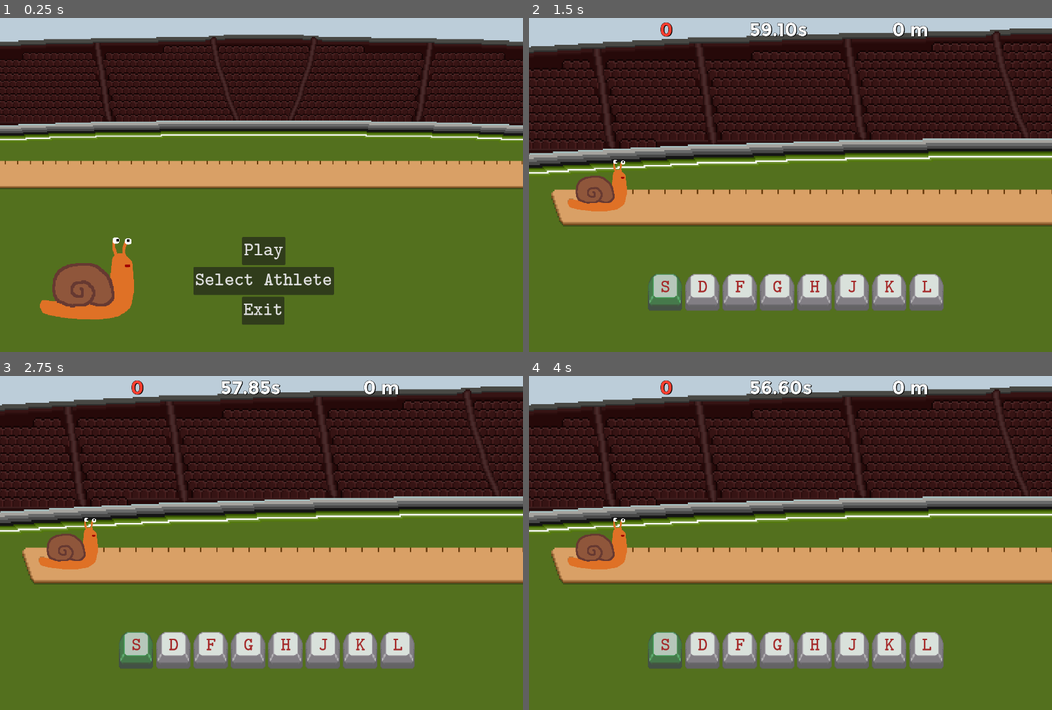
Above: before the commit, frames 1-4 (two rows, left to right).
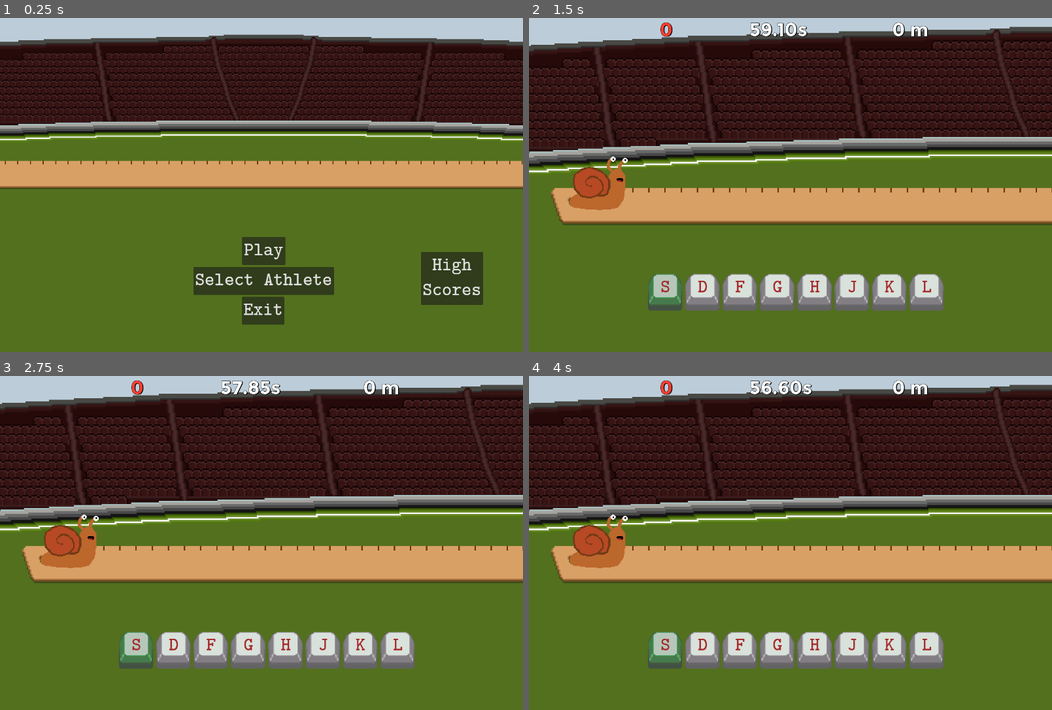
Above: after the commit, the same moments.

Repository: Superjesus2/snailrail
Game: Godot game, scene res://root.tscn
The game is run twice, just before and just after one commit, with the same random seed, the same clock (stepped at 60 frames per second) and the same inputs.
Inputs (mouse positions are in pixels of both pictures, inside the frame that each line leads up to):
- Up to frame 1 (0.25 s): no input
- Up to frame 2 (1.5 s): click "Play" at 0.5 s; click (664, 291) at 1.25 s
- Up to frame 3 (2.75 s): click (172, 649) at 2 s
- Up to frame 4 (4 s): click (738, 649) at 2.75 s; click (774, 649) at 3.5 s

The runs differ from the first frame. In frame 1, 4.5% of the frame differs, in the area x 7-93%, y 65-91%; in frame 2, 17%, in the area x 0-100%, y 2-63%; in frame 3, 17%; in frame 4, 17%.
Error after the commit: Invalid type in GDScript utility function "load()". Cannot convert argument 1 from Array to String. (res://root.gd:12)

Commit message:
animations
+snail
+slug

Diff:
--- a/godot/game.gd
+++ b/godot/game.gd
@@ -23,10 +23,10 @@
 const max_idle_duration = 1.2
 const vitesse_min = 0
 
-var key_sprite_normal = load("res://resources and assets/key_sprite_normal.png")
-var key_sprite_pressed = load("res://resources and assets/key_sprite_pressed.png")
-var key_sprite_red = load("res://resources and assets/key_sprite_red.png")
-var key_sprite_green = load("res://resources and assets/key_sprite_green.png")
+var key_sprite_normal = load("res://resources and assets/GUI/key_sprite_normal.png")
+var key_sprite_pressed = load("res://resources and assets/GUI/key_sprite_pressed.png")
+var key_sprite_red = load("res://resources and assets/GUI/key_sprite_red.png")
+var key_sprite_green = load("res://resources and assets/GUI/key_sprite_green.png")
 
 var spawns = {}
 
@@ -50,7 +50,7 @@
 	globals.first_try = false
 	%back_button.pressed.connect(func():back())
 	%retry_button.pressed.connect(func():retry())
-	$player.texture = load(player_sprite)
+	$player.texture = load(player_sprite[0])
 
 	for key_name in all_key_names:
 		spawns[key_name] = $spawn_spots.get_node(key_name).position
@@ -107,12 +107,16 @@
 		vitesse = vitesse_max
 	# avec style :
 		# ANIMATION
-		if vitesse < vitesse_max/2 :
-			pass
-		if vitesse < vitesse_max/4 :
-			pass
-		if vitesse > vitesse_max/2 :
-			pass
+	if vitesse < vitesse_max/3 :
+		$player.texture = load(player_sprite[0])
+	if vitesse < vitesse_max/1.5 and vitesse > vitesse_max/3 :
+		$player.texture = load(player_sprite[1])
+	if vitesse > vitesse_max/1.5 :
+		$player.texture = load(player_sprite[2])
+	if is_snared and not vitesse == 0 :
+		$player.texture = load(player_sprite[3])
+	if vitesse == 0 :
+		$player.texture = load(player_sprite[0])
 	# jusqu'au bout du monde :
 	if player_pos_x > finish_line_pos_x :
 		itsa_win()
--- a/godot/game.tscn
+++ b/godot/game.tscn
@@ -1,10 +1,9 @@
-[gd_scene load_steps=7 format=3 uid="uid://dh8yqstallxr4"]
+[gd_scene load_steps=6 format=3 uid="uid://dh8yqstallxr4"]
 
 [ext_resource type="Script" path="res://game.gd" id="1_2w4w3"]
 [ext_resource type="Texture2D" uid="uid://cdg5q62fy0kqp" path="res://resources and assets/backg_sprite.png" id="2_iip1e"]
-[ext_resource type="Texture2D" uid="uid://ctsdb3jv5qql7" path="res://resources and assets/snail_sprite.png" id="3_xpswx"]
+[ext_resource type="Texture2D" uid="uid://bu3esq30fxktj" path="res://resources and assets/sprites/snail_sprite_0.png" id="3_vhuep"]
 [ext_resource type="Theme" uid="uid://b3nsicbf6e401" path="res://escarg.tres" id="4_3w5jc"]
-[ext_resource type="Texture2D" uid="uid://cdjleah8c0c4e" path="res://resources and assets/key_sprite_pressed.png" id="5_ysnmo"]
 [ext_resource type="FontFile" uid="uid://btq5jgimhq6kv" path="res://resources and assets/fonts/montreal/Montreal-Bold.ttf" id="6_asijh"]
 
 [node name="root" type="Node2D"]
@@ -98,9 +97,9 @@
 texture = ExtResource("2_iip1e")
 
 [node name="player" type="Sprite2D" parent="."]
-position = Vector2(183, 465)
-scale = Vector2(0.365141, 0.365141)
-texture = ExtResource("3_xpswx")
+position = Vector2(182, 469)
+scale = Vector2(1.00007, 1.00007)
+texture = ExtResource("3_vhuep")
 
 [node name="remote_player_camera" type="RemoteTransform2D" parent="player"]
 remote_path = NodePath("../../camera_player")
@@ -130,7 +129,6 @@
 visible = false
 position = Vector2(124, -60)
 scale = Vector2(0.7, 0.7)
-texture = ExtResource("5_ysnmo")
 
 [node name="keyboard_labels" type="Control" parent="HUD"]
 unique_name_in_owner = true
@@ -219,8 +217,8 @@
 theme_override_fonts/font = ExtResource("6_asijh")
 
 [node name="camera_player" type="Camera2D" parent="."]
-position = Vector2(183, 465)
-scale = Vector2(0.365141, 0.365141)
+position = Vector2(182, 469)
+scale = Vector2(1.00007, 1.00007)
 limit_left = 0
 limit_top = 0
 limit_right = 2800
--- a/godot/globals.gd
+++ b/godot/globals.gd
@@ -20,28 +20,40 @@
 	"snail": {
 			"keycodes": [KEY_S, KEY_D, KEY_F, KEY_G, KEY_H, KEY_J, KEY_K, KEY_L],
 			"keylabels": ["S","D","F","G","H","J","K","L"],
-			"sprite": "res://resources and assets/snail_sprite.png" ,
+			"sprite": ["res://resources and assets/sprites/snail_sprite_0.png",
+			 "res://resources and assets/sprites/snail_sprite_1.png",
+			"res://resources and assets/sprites/snail_sprite_2.png",
+			"res://resources and assets/sprites/snail_sprite_3.png",] ,
 			"vitesse_max": 150. ,
 			"can go left": true ,
 					},
 	"slug": {
 			"keycodes": [KEY_D, KEY_F, KEY_G, KEY_H, KEY_J, KEY_K],
 			"keylabels": ["D","F","G","H","J","K"],
-			"sprite": "res://resources and assets/slug_sprite.png" ,
+			"sprite": ["res://resources and assets/sprites/slug_sprite_0.png",
+			 "res://resources and assets/sprites/slug_sprite_1.png",
+			"res://resources and assets/sprites/slug_sprite_2.png",
+			"res://resources and assets/sprites/slug_sprite_3.png",] ,
 			"vitesse_max": 110. ,
 			"can go left": true ,
 					},
 	"butterfly": {
 			"keycodes": [KEY_S, KEY_L, KEY_E,KEY_I, KEY_R, KEY_U],
 			"keylabels": ["S","L","E","I","R","U"],
-			"sprite": "res://resources and assets/butterfly_sprite.png" ,
+			"sprite": ["res://resources and assets/sprites/butterfly_sprite_0.png",
+			 "res://resources and assets/sprites/butterfly_sprite_1.png",
+			"res://resources and assets/sprites/butterfly_sprite_2.png",
+			"res://resources and assets/sprites/butterfly_sprite_3.png",] ,
 			"vitesse_max": 100. ,
 			"can go left": false ,
 					},
 	"spider": {
 			"keycodes": [KEY_S, KEY_L, KEY_E,KEY_I, KEY_F, KEY_J, KEY_T, KEY_Y,],
 			"keylabels": ["S","L","E","I","F","J","T","Y"],
-			"sprite": "res://resources and assets/spider_sprite.png" ,
+			"sprite": ["res://resources and assets/sprites/spider_sprite_0.png",
+			 "res://resources and assets/sprites/spider_sprite_1.png",
+			"res://resources and assets/sprites/spider_sprite_2.png",
+			"res://resources and assets/sprites/spider_sprite_3.png",] ,
 			"vitesse_max": 200. ,
 			"can go left": false ,
 					},
@@ -50,14 +62,20 @@
 					KEY_G, KEY_B, KEY_N, KEY_H, KEY_U, KEY_I, KEY_J, KEY_K, KEY_L],
 			"keylabels": ["S", "E", "R", "D", "V", "F", "T", "Y", "G", \
 							"B", "N", "H", "U", "I", "J", "K", "L"],
-			"sprite": "res://resources and assets/centipede_sprite.png" ,
+			"sprite": ["res://resources and assets/sprites/centipede_sprite_0.png",
+			 "res://resources and assets/sprites/centipede_sprite_1.png",
+			"res://resources and assets/sprites/centipede_sprite_2.png",
+			"res://resources and assets/sprites/centipede_sprite_3.png",] ,
 			"vitesse_max": 300. ,
 			"can go left": true ,
 					},
 	"elephant": {
 			"keycodes": [KEY_S,KEY_F,KEY_H,KEY_K,KEY_D,KEY_G,KEY_J,KEY_L],
 			"keylabels": ["S","F","H","K","D","G","J","L"],
-			"sprite": "res://resources and assets/elephant_sprite.png" ,
+			"sprite": ["res://resources and assets/sprites/elephant_sprite_0.png",
+			 "res://resources and assets/sprites/elephant_sprite_1.png",
+			"res://resources and assets/sprites/elephant_sprite_2.png",
+			"res://resources and assets/sprites/elephant_sprite_3.png",] ,
 			"vitesse_max": 150. ,
 			"can go left": false ,
 					},
--- a/godot/player_select.tscn
+++ b/godot/player_select.tscn
@@ -1,7 +1,6 @@
-[gd_scene load_steps=4 format=3 uid="uid://rwfyl5afltlg"]
+[gd_scene load_steps=3 format=3 uid="uid://rwfyl5afltlg"]
 
 [ext_resource type="Script" path="res://player_select.gd" id="1_ojlwf"]
-[ext_resource type="Texture2D" uid="uid://ctsdb3jv5qql7" path="res://resources and assets/snail_sprite.png" id="2_6klfx"]
 [ext_resource type="Texture2D" uid="uid://cdg5q62fy0kqp" path="res://resources and assets/backg_sprite.png" id="2_6oqso"]
 
 [node name="player_select" type="Node2D"]
@@ -37,4 +36,3 @@
 [node name="player_pic" type="Sprite2D" parent="."]
 position = Vector2(662, 430)
 scale = Vector2(1.32306, 1.32306)
-texture = ExtResource("2_6klfx")
--- a/godot/root.tscn
+++ b/godot/root.tscn
@@ -1,8 +1,7 @@
-[gd_scene load_steps=4 format=3 uid="uid://csciwvsy10xdt"]
+[gd_scene load_steps=3 format=3 uid="uid://csciwvsy10xdt"]
 
 [ext_resource type="Script" path="res://root.gd" id="1_q3ejy"]
 [ext_resource type="Texture2D" uid="uid://cdg5q62fy0kqp" path="res://resources and assets/backg_sprite.png" id="2_1dtda"]
-[ext_resource type="Texture2D" uid="uid://ctsdb3jv5qql7" path="res://resources and assets/snail_sprite.png" id="3_7rxxw"]
 
 [node name="root" type="Node2D"]
 script = ExtResource("1_q3ejy")
@@ -72,4 +71,3 @@
 [node name="player" type="Sprite2D" parent="."]
 position = Vector2(233, 696)
 scale = Vector2(0.583979, 0.583979)
-texture = ExtResource("3_7rxxw")
Renamed: godot/resources and assets/key_sprite_green.png -> godot/resources and assets/GUI/key_sprite_green.png
Not shown, changed: godot/resources and assets/GUI/key_sprite_green.png.import
Renamed: godot/resources and assets/key_sprite_normal.png -> godot/resources and assets/GUI/key_sprite_normal.png
Not shown, added: godot/resources and assets/GUI/key_sprite_normal.png.import
Renamed: godot/resources and assets/key_sprite_pressed.png -> godot/resources and assets/GUI/key_sprite_pressed.png
Not shown, changed: godot/resources and assets/GUI/key_sprite_pressed.png.import
Renamed: godot/resources and assets/key_sprite_red.png -> godot/resources and assets/GUI/key_sprite_red.png
Not shown, added: godot/resources and assets/GUI/key_sprite_red.png.import
Binary file changed: godot/resources and assets/player_sprites.aseprite
Binary file removed: godot/resources and assets/slug_sprite.png
Binary file removed: godot/resources and assets/snail_sprite.png
Binary file added: godot/resources and assets/sprites/slug_sprite_0.png
(and 15 more such lines)
